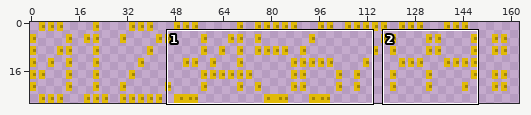
Two states of a sprite sheet, images/system_clock_font.png. The picture above shows the old version from afar; the outline marks the close-up.
Close-up. Before:
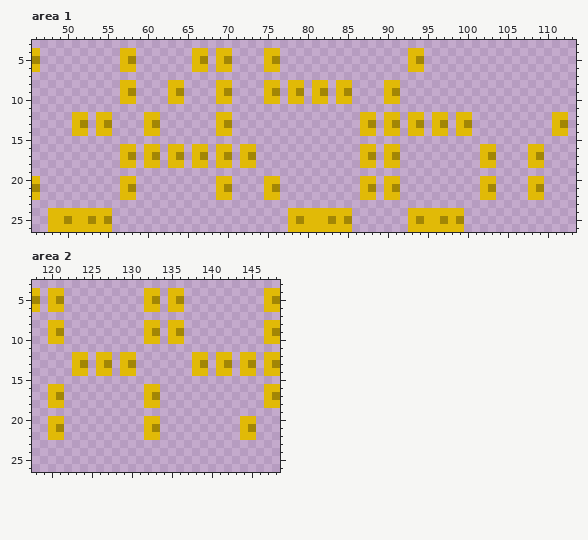
The file is 154x27 pixels. Shown: area 1: x 46..113, y 3..26; area 2: x 118..148, y 3..26. The old version is drawn lined up with the new one. The wide view leaves out empty margins.
And afterwards:
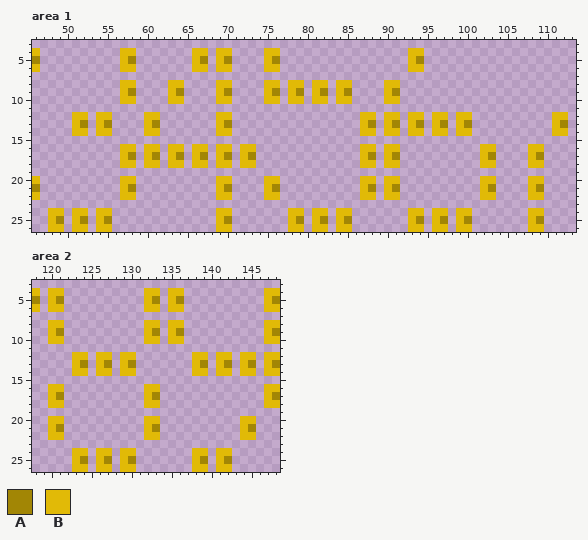
Palette (. is transparent): A #a28605  B #e1ba07
Change:
canvas 154x27 -> 165x27; drawings rearranged on the sheet (the old picture shows each at its new place)
Area 1:
There is now colour A in row 25 at x 70, 100 and 109.
The edit turns colour B into colour A in row 25 at x 49, 52 and 82.
There is now colour B in row 24 at x 69 to 70, 100 and 108 to 109; in row 25 at x 69 and 108; in row 26 at x 69 to 70, 100 and 108 to 109.
The edit turns colour A into colour B in row 25 at x 99.
Colour A is removed in row 25 at x 50, 53 and 83.
Colour B is removed in row 24 at x 50, 53, 80, 83, 95 and 98; in row 25 at x 80, 95 and 98; in row 26 at x 50, 53, 80, 83, 95 and 98.
Area 2:
There is now colour A in row 25 at x 124, 127, 130, 139 and 142.
There is now colour B in row 24 at x 123 to 124, 126 to 127, 129 to 130, 138 to 139 and 141 to 142; in row 25 at x 123, 126, 129, 138 and 141; in row 26 at x 123 to 124, 126 to 127, 129 to 130, 138 to 139 and 141 to 142.
